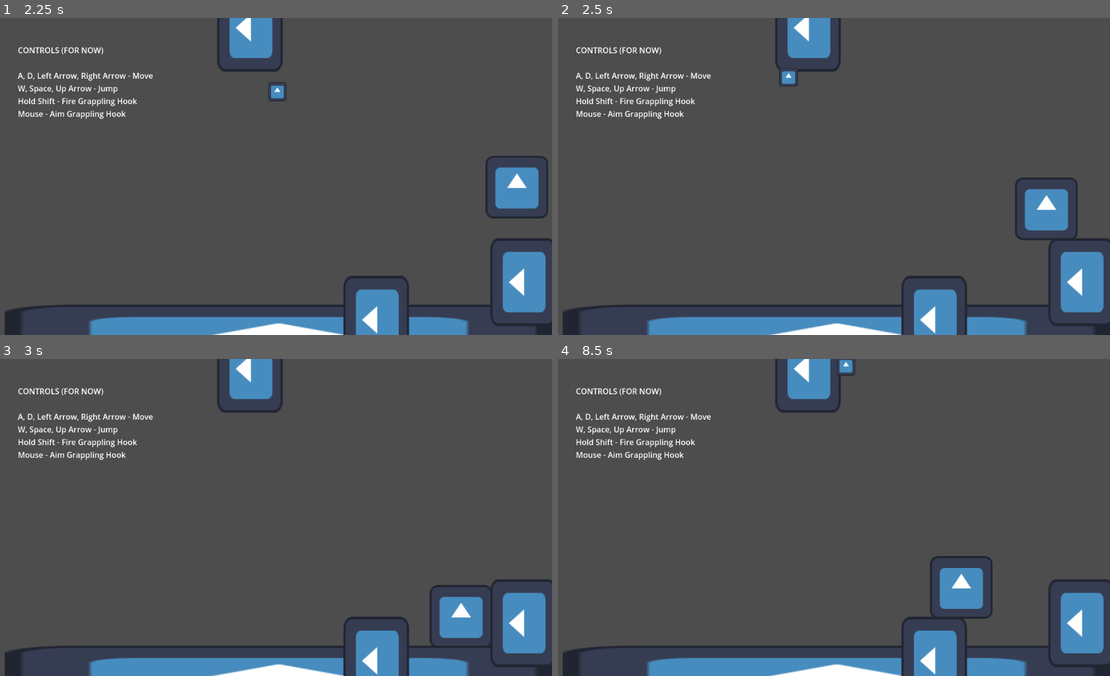
Above: before the commit, frames 1-4 (two rows, left to right).
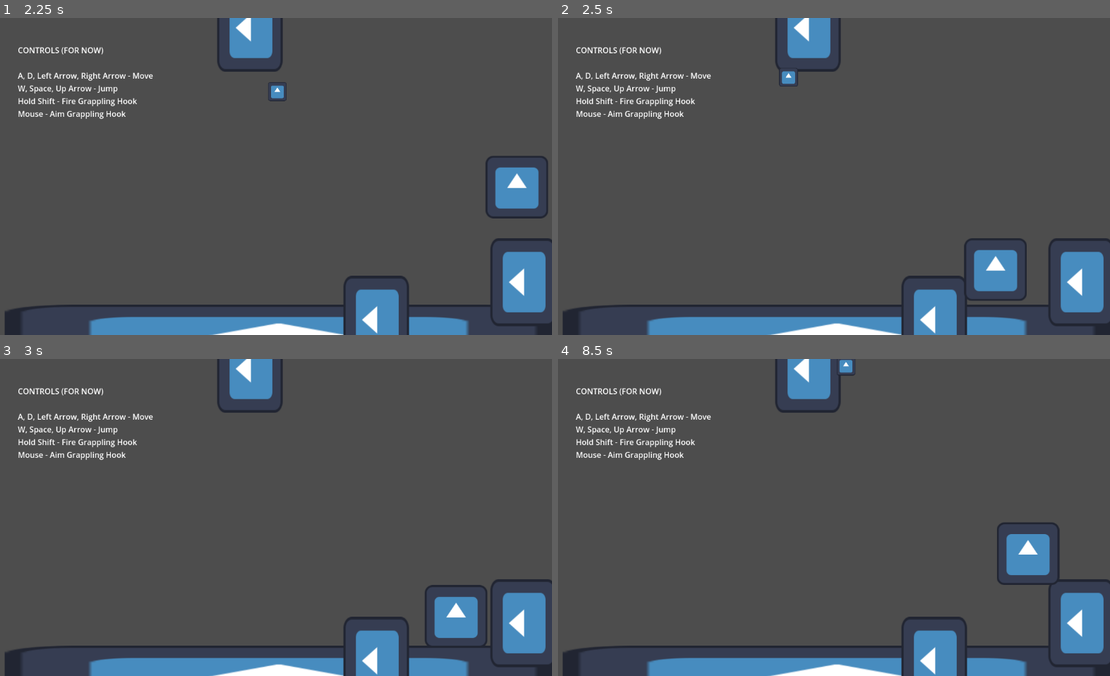
Above: after the commit, the same moments.

Repository: matthewchen146/cmpm-172-grappling-platformer
Game: Godot game, scene res://misc/test_scene.tscn
The game is run twice, just before and just after one commit, with the same random seed, the same clock (stepped at 60 frames per second) and the same inputs. The engine's default icon, where the game draws it, is replaced by a stand-in: a white triangle on a blue panel in a dark square.
Inputs (mouse positions are in pixels of both pictures, inside the frame that each line leads up to):
- Up to frame 1 (2.25 s): move the mouse to (391, 160) at 0.52 s; hold Shift (fire_grapple) 0.53-1.28 s; hold Right (move_right) 0.53-2.03 s; tap Space (jump) at 0.77, 1.52 s; move the mouse to (154, 192) at 1.27 s; tap Shift (fire_grapple) at 1.35 s; move the mouse to (325, 106) at 2.02 s; hold Left (move_left) from 2.03 s (still down); hold Shift (fire_grapple) from 2.03 s (still down)
- Up to frame 2 (2.5 s): keep holding Left (move_left); keep holding Shift (fire_grapple)
- Up to frame 3 (3 s): move the mouse to (242, 580) at 2.77 s; release Left (move_left) at 2.78 s; release Shift (fire_grapple) at 2.78 s; hold Right (move_right) from 2.78 s (still down); tap Shift (fire_grapple) at 2.85 s
- Up to frame 4 (8.5 s): tap Space (jump) at 3.02, 3.77, 4.52, 6.02, 6.77, 7.52 s; move the mouse to (999, 565) at 3.52 s; hold Shift (fire_grapple) 3.53-4.28 s; tap Enter at 4.25 s; move the mouse to (657, 469) at 4.27 s; release Right (move_right) at 4.28 s; hold Left (move_left) 4.28-5.03 s; tap Shift (fire_grapple) at 4.35, 5.85, 7.35 s; move the mouse to (856, 517) at 5.02 s; hold Right (move_right) 5.03-5.78 s; hold Shift (fire_grapple) 5.03-5.78 s; move the mouse to (745, 438) at 5.77 s; hold Left (move_left) 5.78-7.28 s; move the mouse to (949, 501) at 6.52 s; hold Shift (fire_grapple) 6.53-7.28 s; move the mouse to (712, 533) at 7.27 s; hold Right (move_right) from 7.28 s (still down); move the mouse to (883, 447) at 8.02 s; hold Shift (fire_grapple) from 8.03 s (still down)

Frame 1 is identical in both runs. In frame 2, 2.6% of the frame differs, in the area x 73-95%, y 50-90%; in frame 3, 0.6%; in frame 4, 2.6%.

Commit message:
bit more testing

Diff:
--- a/scenes/player/player.gd
+++ b/scenes/player/player.gd
@@ -72,8 +72,9 @@
 		if vectorToHook.length() > grapplelength :
 			var difference = vectorToHook.length() - grapplelength
 			position += vectorToHook.normalized() * difference
-		velocity += (oldPosition - position)
+		velocity += (oldPosition - position) * delta
 		oldPosition = position
+		velocity.x += (int(Input.is_action_pressed("move_right")) - int(Input.is_action_pressed("move_left"))) * move_speed
 		#velocity.y += gravity.y * delta
 
 	else:
